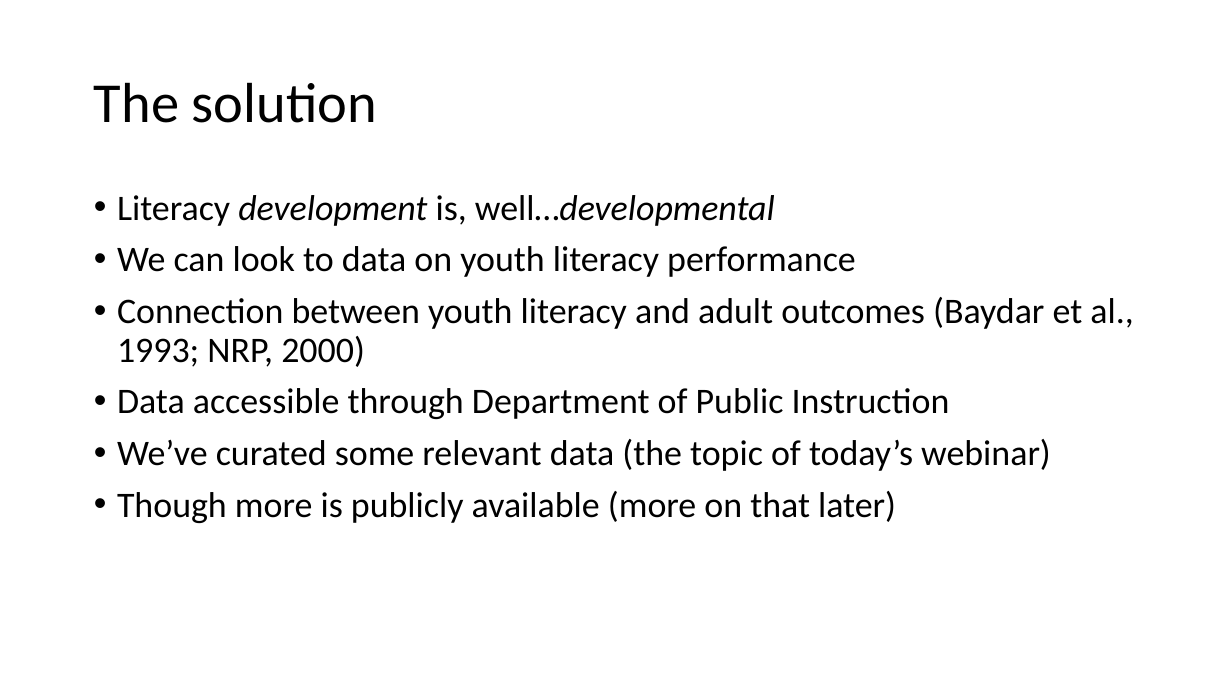
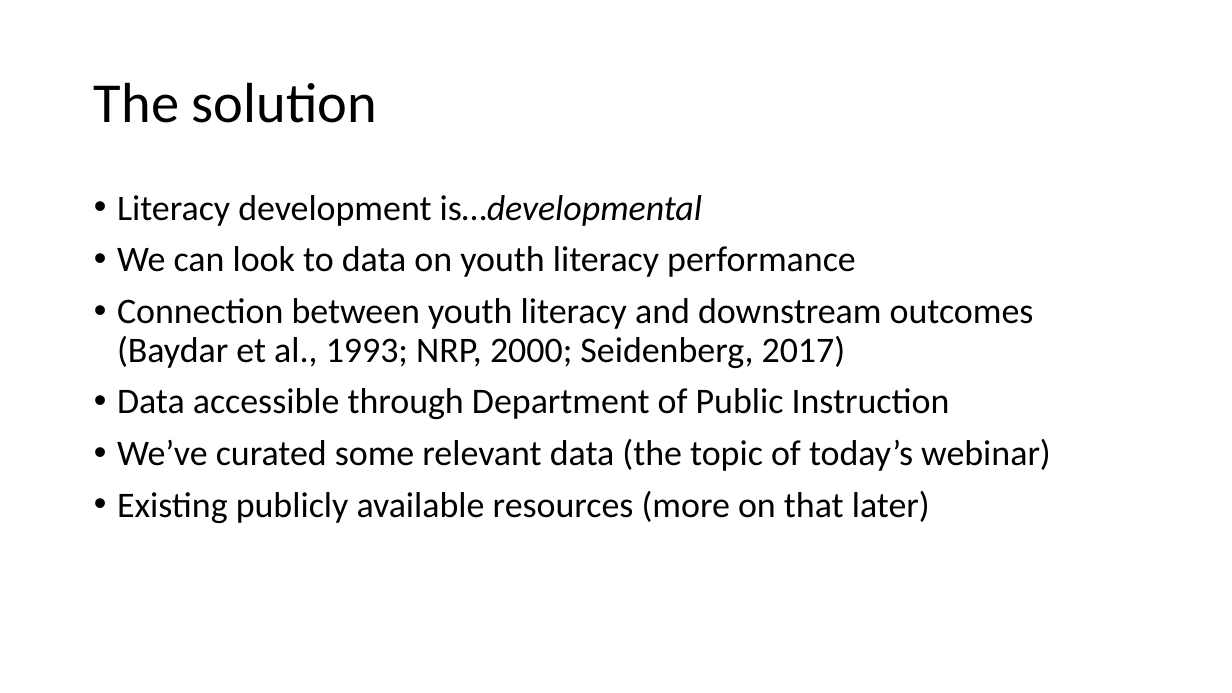
Before and after one commit to MCooperBorkenhagen/wisconsin_literacy_member_data, a slide deck: slide 5 of resources/member_data_webinar.pptx. Drawn at 1232x693 pixels with LibreOffice and Linux fonts; fonts in the diff are those of the drawing. Boxes give left, top, right and bottom in pixels: in the first picture for what was removed or moved away, otherwise in the second. Text is boxed around its words. In the diff, an @@ line names an element or a change of style, - is before the commit and + after.

```diff
--- a/resources/member_data_webinar.pptx
+++ b/resources/member_data_webinar.pptx
@@ text at [117,195,702,226]: text changed; italic off @@
-• Literacy development is, well…developmental
+• Literacy development is…developmental
@@ text at [117,298,1034,368]: text changed @@
-• Connection between youth literacy and adult outcomes (Baydar et al., 1993; NRP, 2000)
+• Connection between youth literacy and downstream outcomes (Baydar et al., 1993; NRP, 2000; Seidenberg, 2017)
@@ text at [117,491,930,523]: text changed @@
-• Though more is publicly available (more on that later)
+• Existing publicly available resources (more on that later)
```
Also in this commit, not shown: 10 other slides changed, 5 slides added, 1 slide removed, 5 other files.
